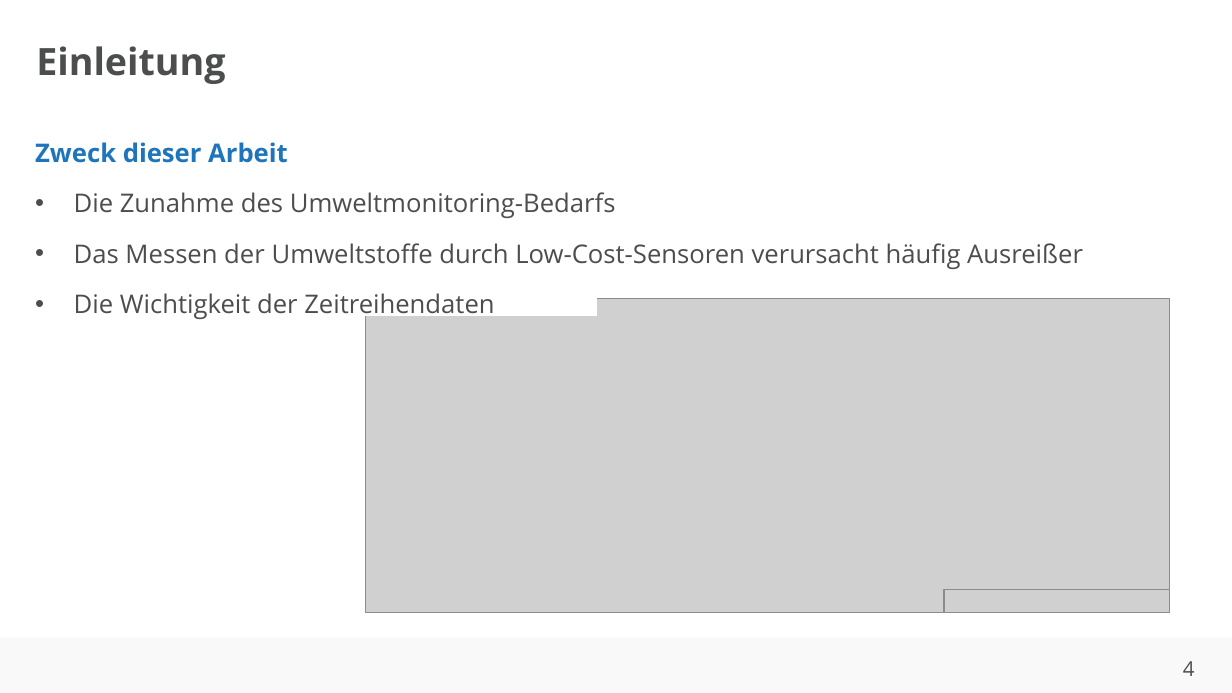
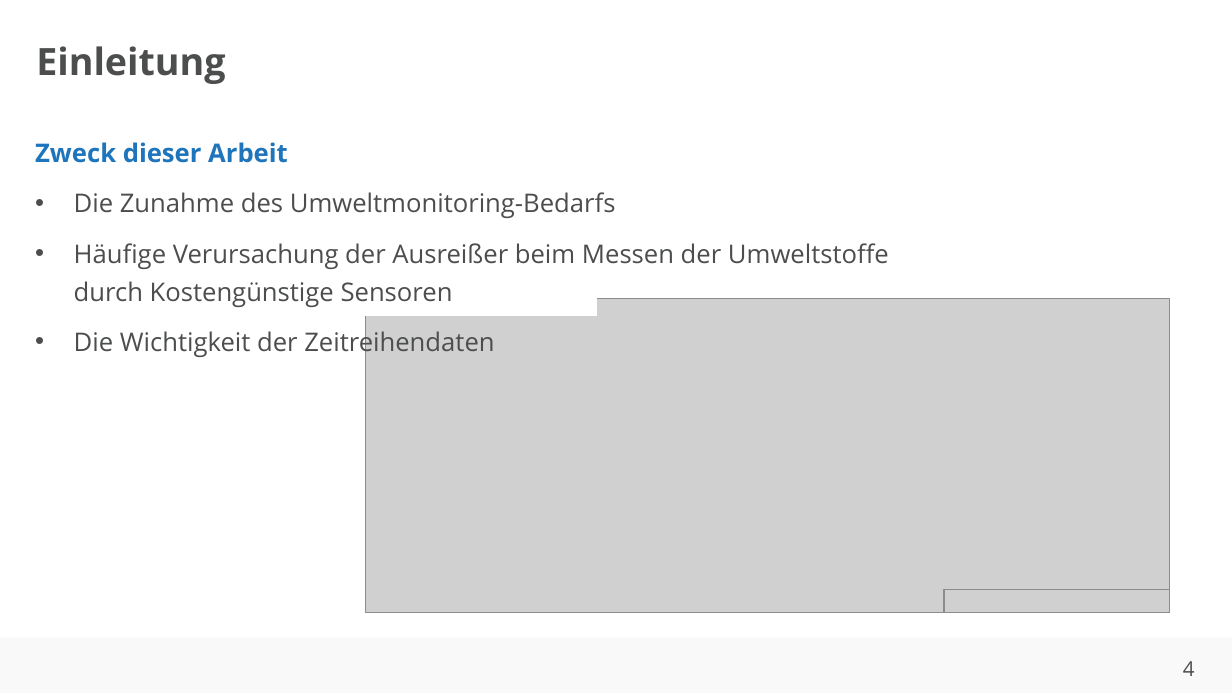
Before and after one commit to ahndavin/Abschlussarbeit_Bachelor, a slide deck: slide 4 of Kolloquium/Kolloquium.pptx. Drawn at 1232x693 pixels with LibreOffice and Linux fonts; fonts in the diff are those of the drawing; grey boxes stand for pictures; background and template pictures are left out. Boxes give left, top, right and bottom in pixels: in the first picture for what was removed or moved away, otherwise in the second. Text is boxed around its words. In the diff, an @@ line names an element or a change of style, - is before the commit and + after.

```diff
--- a/Kolloquium/Kolloquium.pptx
+++ b/Kolloquium/Kolloquium.pptx
@@ text at (x1=74, y1=243, x2=889, y2=307): text changed @@
-• Das Messen der Umweltstoffe durch Low-Cost-Sensoren verursacht häufig Ausreißer
+• Häufige Verursachung der Ausreißer beim Messen der Umweltstoffe
+  durch Kostengünstige Sensoren
```
Also in this commit, not shown: 6 other slides changed, 4 slides added, 2 slides removed, 1 other file.
